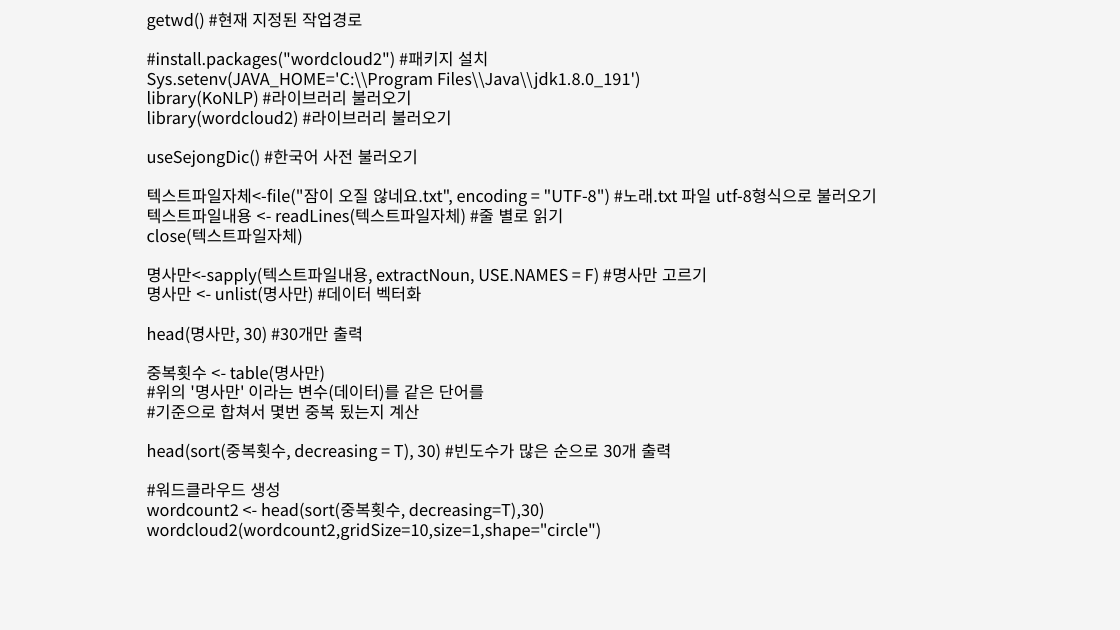
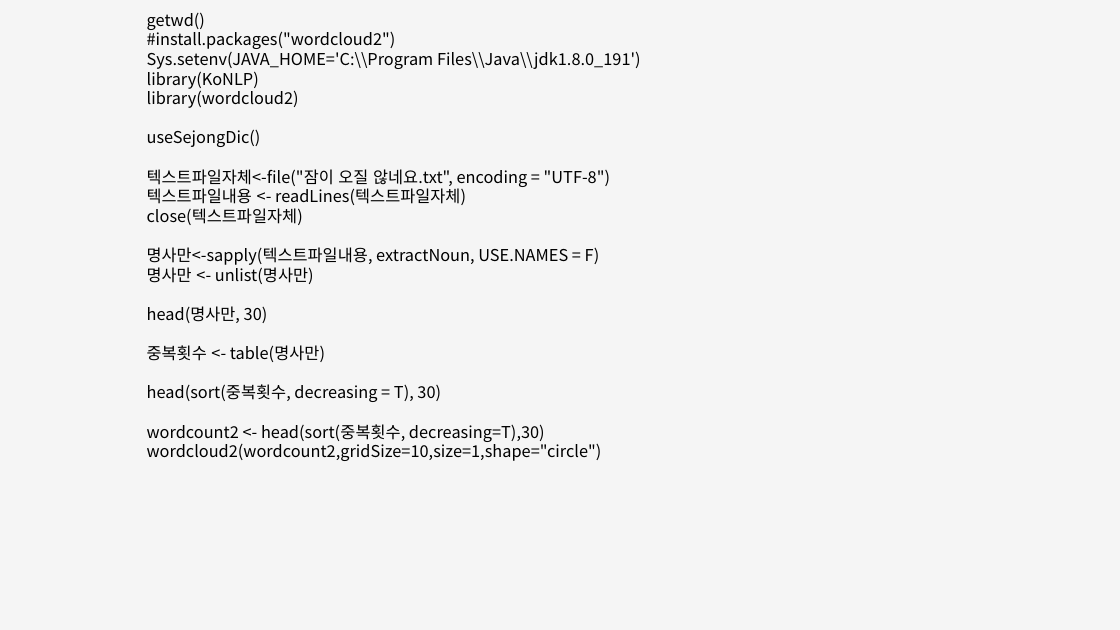
Before and after one commit to tjsrnjs17/SD_R, a slide deck: slide 7 of PPT/1일차/1일 R 워드클라우드.pptx. Drawn at 1120x630 pixels with LibreOffice and Linux fonts; fonts in the diff are those of the drawing. Boxes give left, top, right and bottom in pixels: in the first picture for what was removed or moved away, otherwise in the second. Text is boxed around its words. In the diff, an @@ line names an element or a change of style, - is before the commit and + after.

```diff
--- a/PPT/1일차/1일 R 워드클라우드.pptx
+++ b/PPT/1일차/1일 R 워드클라우드.pptx
@@ text at box(147, 12, 396, 49): text changed @@
-getwd() #현재 지정된 작업경로
-#install.packages("wordcloud2") #패키지 설치
+getwd()
+#install.packages("wordcloud2")
@@ text at box(147, 68, 610, 205): text changed @@
-library(KoNLP) #라이브러리 불러오기
-library(wordcloud2) #라이브러리 불러오기
-useSejongDic() #한국어 사전 불러오기
-텍스트파일자체<-file("잠이 오질 않네요.txt", encoding = "UTF-8") #노래.txt 파일 utf-8형식으로 불러오기
-텍스트파일내용 <- readLines(텍스트파일자체) #줄 별로 읽기
+library(KoNLP)
+library(wordcloud2)
+useSejongDic()
+텍스트파일자체<-file("잠이 오질 않네요.txt", encoding = "UTF-8")
+텍스트파일내용 <- readLines(텍스트파일자체)
@@ text at box(147, 247, 600, 323): text changed @@
-명사만<-sapply(텍스트파일내용, extractNoun, USE.NAMES = F) #명사만 고르기
-명사만 <- unlist(명사만) #데이터 벡터화
-head(명사만, 30) #30개만 출력
+명사만<-sapply(텍스트파일내용, extractNoun, USE.NAMES = F)
+명사만 <- unlist(명사만)
+head(명사만, 30)
@@ text at box(147, 384, 441, 402): text changed @@
-#위의 '명사만' 이라는 변수(데이터)를 같은 단어를
-#기준으로 합쳐서 몇번 중복 됬는지 계산
-head(sort(중복횟수, decreasing = T), 30) #빈도수가 많은 순으로 30개 출력
-#워드클라우드 생성
+head(sort(중복횟수, decreasing = T), 30)
```
Also in this commit, not shown: 2 slides added.
